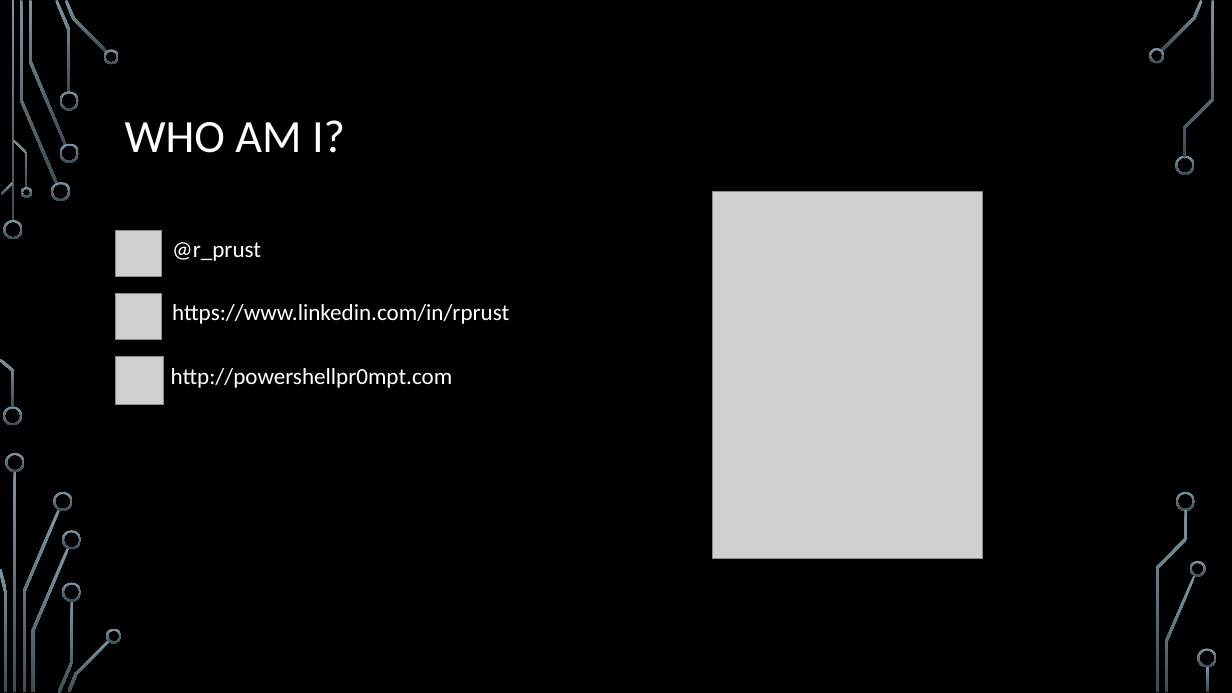
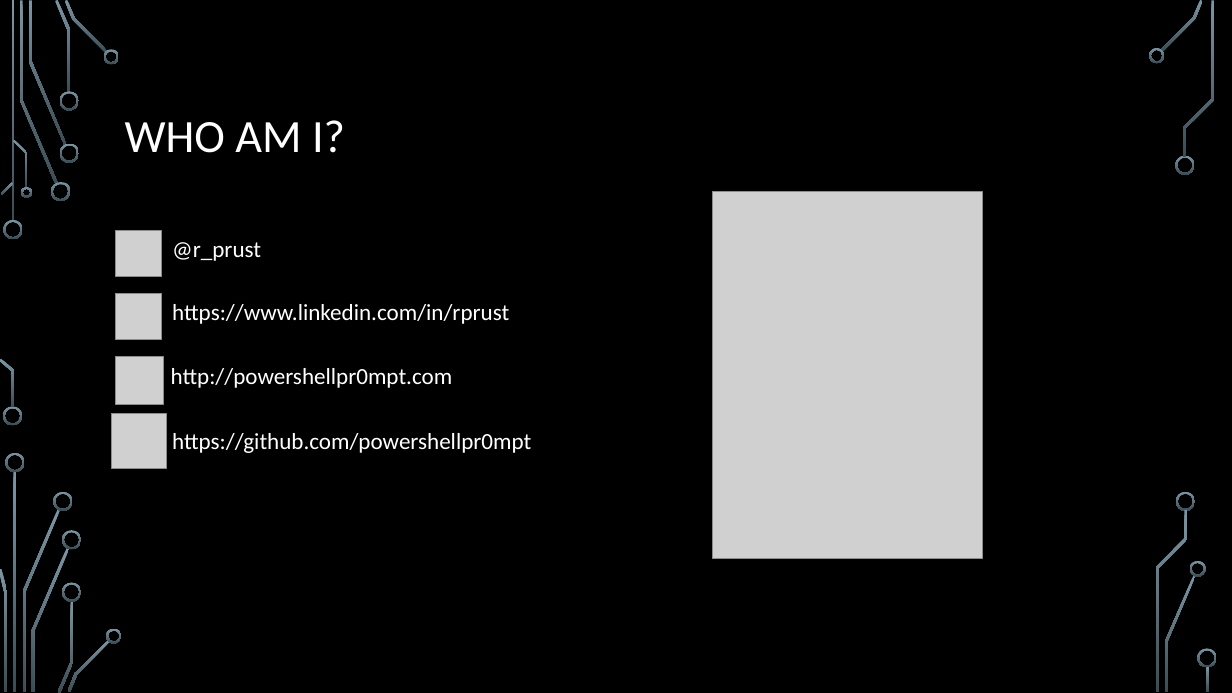
Before and after one commit to powershellpr0mpt/Events, a slide deck: slide 2 of DuPSUG/DuPSUG - Beginners Part Deux/PowerShell - Improving Your Scripts/PowerShell – Improving your scripts.pptx. Drawn at 1232x693 pixels with LibreOffice and Linux fonts; fonts in the diff are those of the drawing; grey boxes stand for pictures; background and template pictures are left out. Boxes give left, top, right and bottom in pixels: in the first picture for what was removed or moved away, otherwise in the second. Text is boxed around its words. In the diff, an @@ line names an element or a change of style, - is before the commit and + after.

```diff
--- a/DuPSUG/DuPSUG - Beginners Part Deux/PowerShell - Improving Your Scripts/PowerShell – Improving your scripts.pptx
+++ b/DuPSUG/DuPSUG - Beginners Part Deux/PowerShell - Improving Your Scripts/PowerShell – Improving your scripts.pptx
@@ picture added at (112,413,166,468) @@
@@ text added at (172,433,531,453), 18 pt, text #FFFFFF @@
+https://github.com/powershellpr0mpt
```
Also in this commit, not shown: 1 other file.
